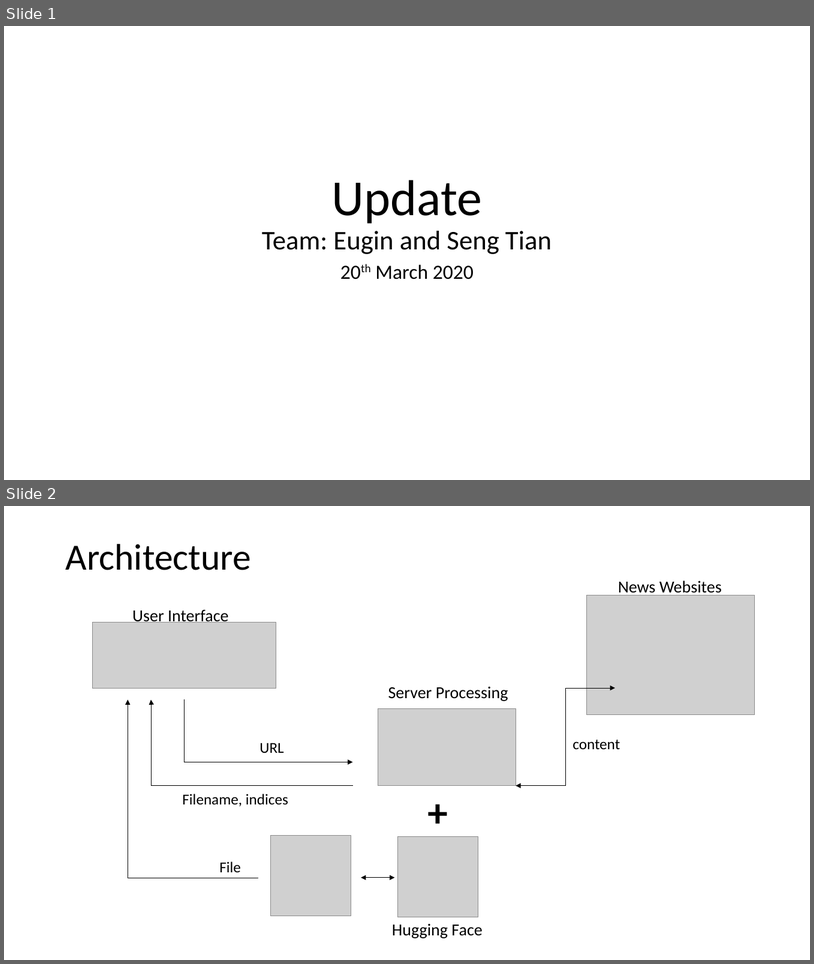
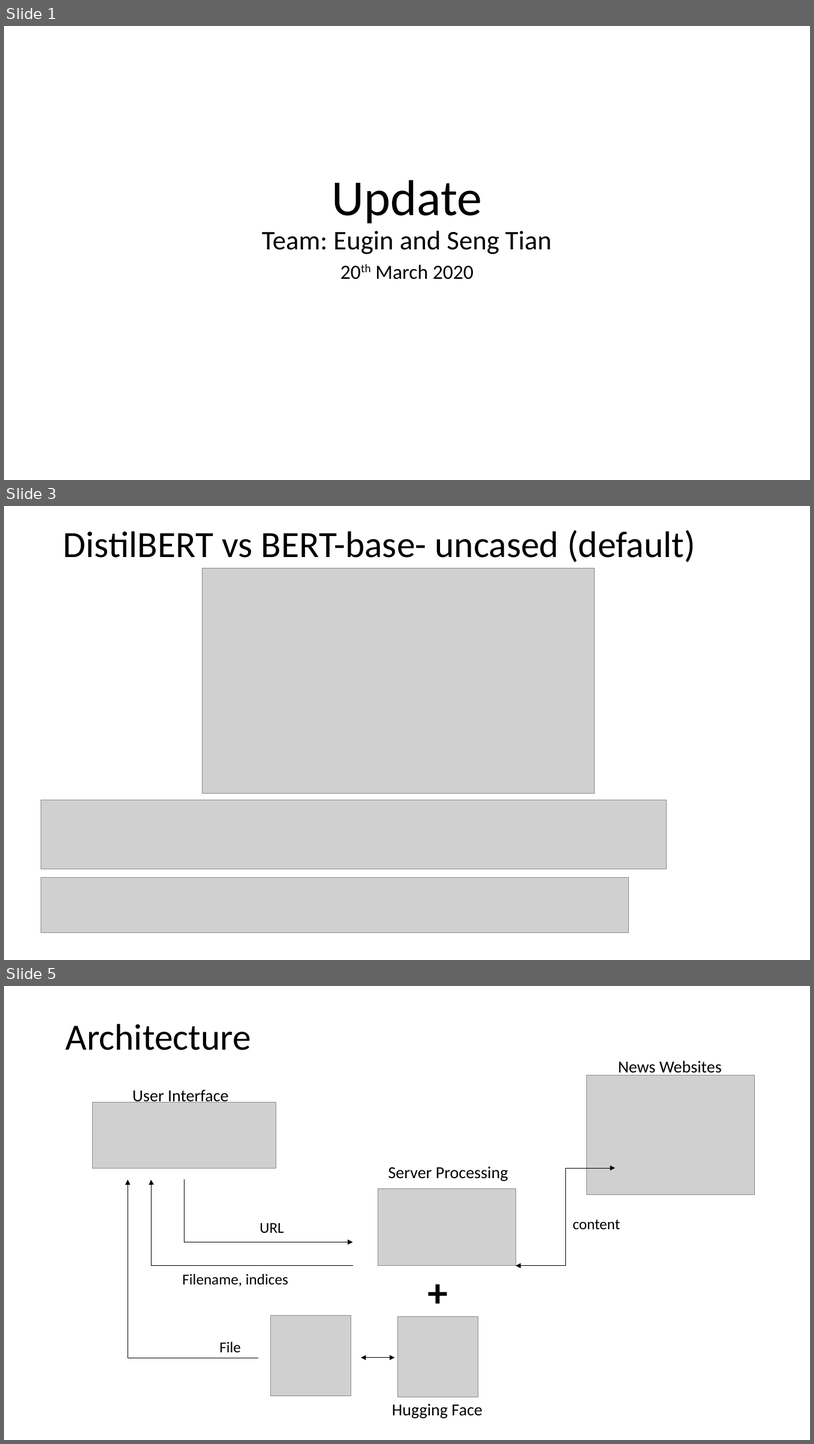
Before and after one commit to koayst/rp_capstone, a slide deck: docs/Update_20Mar2020.pptx. Shown one above the other, each under a label of ours: slides 1 and 2 before the commit, slides 1, 3 and 5 after it; the slides between them are not shown. The pictures are 814x964 and 814x1444 pixels, drawn with LibreOffice and Linux fonts; fonts in the diff are those of the drawing; grey boxes stand for pictures. Boxes give left, top, right and bottom in pixels: in the first picture for what was removed or moved away, otherwise in the second. Text is boxed around its words. In the diff, an @@ line names an element or a change of style, - is before the commit and + after.

```diff
--- a/docs/Update_20Mar2020.pptx
+++ b/docs/Update_20Mar2020.pptx
@@ slide 3 added at [4,506,810,960], background #FFFFFF @@
@@ title added at [63,530,696,562], 44 pt, text #000000 @@
+DistilBERT vs BERT-base- uncased (default)
@@ picture added at [203,568,595,793] @@
@@ picture added at [41,800,666,868] @@
@@ picture added at [41,877,629,933] @@
@@ what was slide 2 is now slide 5 @@
```
Also in this commit, not shown: 2 other slides added.
